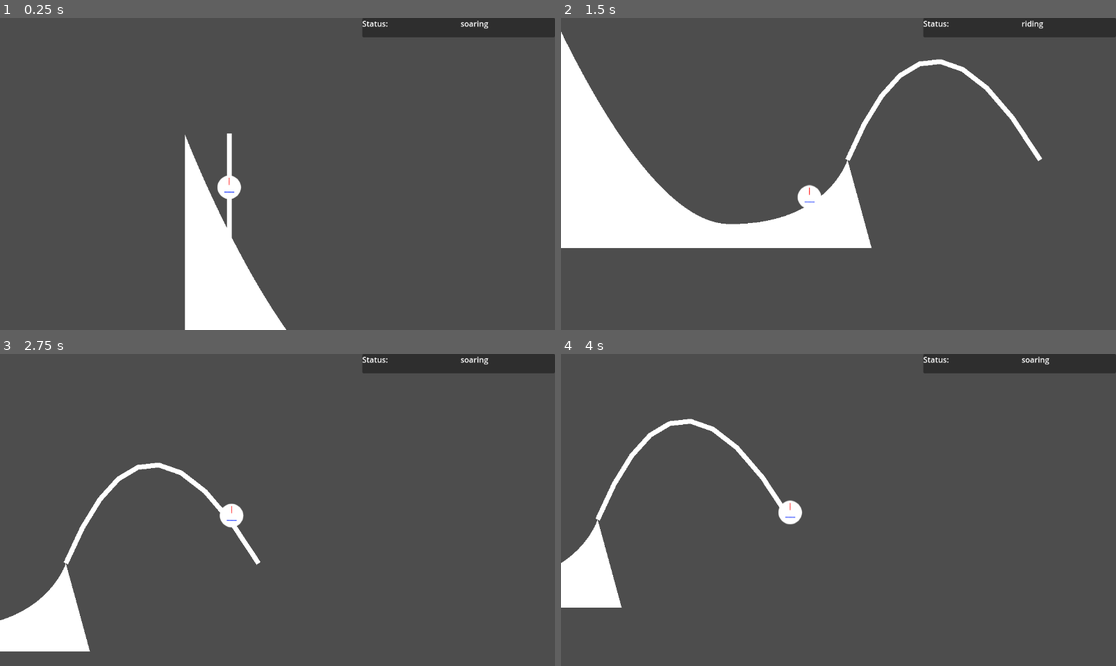
Above: before the commit, frames 1-4 (two rows, left to right).
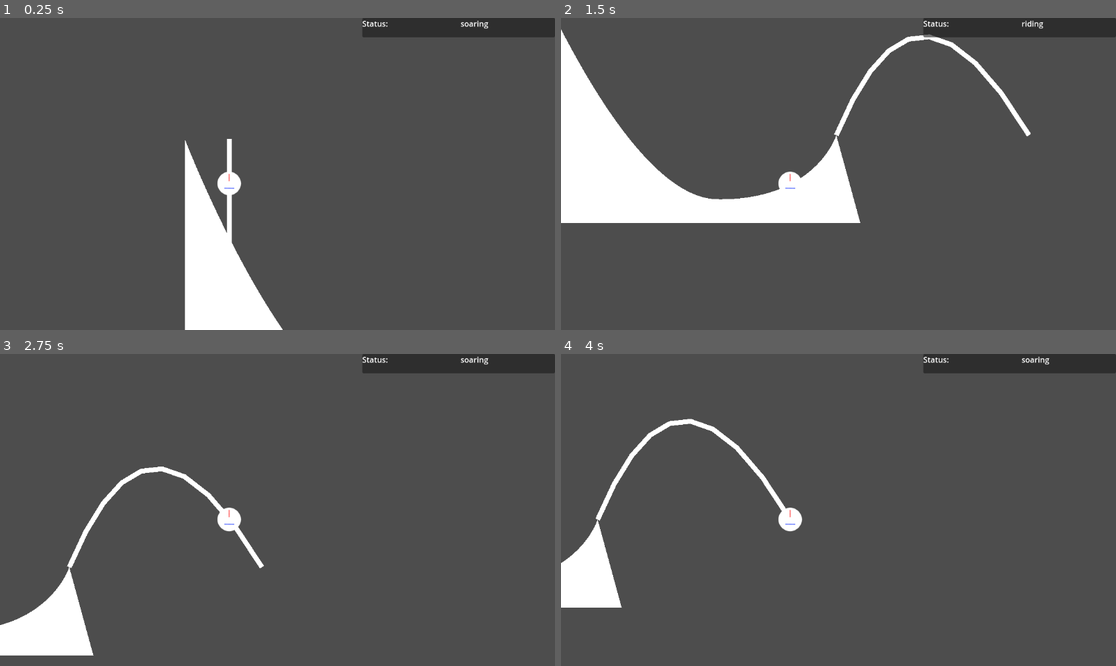
Above: after the commit, the same moments.

Repository: LettucePie/gwj-62-harvest
Game: Godot game, scene res://testing/test_zone.tscn
Two runs of this game, one before a commit and one after it. Both use one fixed random seed, a clock stepped at 60 frames per second and the inputs below.
Inputs:
- Up to frame 1 (0.25 s): no input
- Up to frame 2 (1.5 s): tap Enter (ui_accept) at 0.5, 0.77 s; hold Up (ui_up) 0.53-1.28 s; hold Down (ui_down) from 1.28 s (still down)
- Up to frame 3 (2.75 s): tap Enter (ui_accept) at 1.52 s; release Down (ui_down) at 2.03 s; hold Up (ui_up) from 2.03 s (still down)
- Up to frame 4 (4 s): tap Enter (ui_accept) at 3.02, 3.5, 3.77 s; release Up (ui_up) at 3.53 s; hold Down (ui_down) from 3.53 s (still down)

The runs differ from the first frame. In frame 1, 0.5% of the frame differs, in the area x 33-52%, y 36-100%; in frame 2, 9.6%, in the area x 0-87%, y 3-74%; in frame 3, 1.8%; in frame 4, 0.2%.

Commit message:
Smoothed out switching from ramp to launch by using floating visual

Diff:
--- a/gameplay/Camera2D.gd
+++ b/gameplay/Camera2D.gd
@@ -1,15 +1,17 @@
 extends Camera2D
 
-var player
+@export var player_vis : Node2D = null
 
 # Called when the node enters the scene tree for the first time.
 func _ready():
-	player = get_tree().get_nodes_in_group("player")[0]
+	if player_vis == null:
+		player_vis = get_parent().get_node("player_visual")
 
 
 # Called every frame. 'delta' is the elapsed time since the previous frame.
 func _physics_process(delta):
-	var offset_pos = player.get_position()
-	offset_pos += Vector2(100, -20)
-	self.position = offset_pos
+	if player_vis != null:
+		var offset_pos = player_vis.get_position()
+		offset_pos += Vector2(100, -20)
+		self.position = offset_pos
 #	self.position = self.position.lerp(offset_pos, delta)
--- /dev/null
+++ b/gameplay/launch.tscn
@@ -0,0 +1,11 @@
+[gd_scene load_steps=3 format=3 uid="uid://cgb8yhwq50oet"]
+
+[ext_resource type="Script" path="res://levels/launch.gd" id="1_dokuq"]
+
+[sub_resource type="Curve2D" id="Curve2D_wcuk1"]
+
+[node name="launch" type="Path2D"]
+curve = SubResource("Curve2D_wcuk1")
+script = ExtResource("1_dokuq")
+
+[node name="preview" type="Line2D" parent="."]
--- a/gameplay/player_follow.gd
+++ b/gameplay/player_follow.gd
@@ -40,7 +40,6 @@
 			current_ramp.add_child(self)
 			print("Reassigned Parent")
 			progress = landing_progress
-			$Sprite2D.position = Vector2(0, -14.5)
 			print("RAMP: ", current_ramp)
 		riding(delta)
 	elif get_parent() is Launch:
@@ -114,3 +113,7 @@
 func _on_area_2d_area_exited(area):
 	if area.is_in_group("ramp") and ramp_area == area:
 		ramp_area = null
+
+
+func get_vis_point():
+	return $vis_point
--- a/gameplay/player_follow.tscn
+++ b/gameplay/player_follow.tscn
@@ -1,7 +1,6 @@
-[gd_scene load_steps=4 format=3 uid="uid://bqli0ogr3o2of"]
+[gd_scene load_steps=3 format=3 uid="uid://bqli0ogr3o2of"]
 
 [ext_resource type="Script" path="res://gameplay/player_follow.gd" id="1_0i1hn"]
-[ext_resource type="Texture2D" uid="uid://bqb7yawwso2kk" path="res://art/sprites/test_circle.png" id="1_bfjty"]
 
 [sub_resource type="CircleShape2D" id="CircleShape2D_1porx"]
 radius = 23.0868
@@ -11,8 +10,7 @@
 loop = false
 script = ExtResource("1_0i1hn")
 
-[node name="Sprite2D" type="Sprite2D" parent="."]
-texture = ExtResource("1_bfjty")
+[node name="vis_point" type="Marker2D" parent="."]
 
 [node name="Area2D" type="Area2D" parent="."]
 
--- /dev/null
+++ b/gameplay/player_visual.gd
@@ -0,0 +1,16 @@
+extends Node2D
+
+@export var player : Player = null
+var player_vis_point = null
+
+func _ready():
+	if player == null:
+		player = get_tree().get_nodes_in_group("player")[0]
+	player_vis_point = player.get_vis_point()
+	position = player.get_parent().to_global(player.position)
+
+
+func _physics_process(delta):
+	if player_vis_point != null:
+		var target = player.get_parent().to_global(player.position)
+		position = position.lerp(target, 0.3)
--- /dev/null
+++ b/gameplay/player_visual.tscn
@@ -0,0 +1,8 @@
+[gd_scene load_steps=2 format=3 uid="uid://bqrdpqwrcgx5q"]
+
+[ext_resource type="Texture2D" uid="uid://bqb7yawwso2kk" path="res://art/sprites/test_circle.png" id="1_cslv3"]
+
+[node name="player_visual" type="Node2D" groups=["player_visual"]]
+
+[node name="Sprite2D" type="Sprite2D" parent="."]
+texture = ExtResource("1_cslv3")
--- a/levels/launch.gd
+++ b/levels/launch.gd
@@ -9,6 +9,5 @@
 
 
 func _on_player_follow_parent_launch(node):
-#	if node.get_parent() is RampPath:
 	node.get_parent().remove_child(node)
 	self.add_child(node)
--- a/levels/stage_path.tscn
+++ b/levels/stage_path.tscn
@@ -1,11 +1,11 @@
-[gd_scene load_steps=6 format=3 uid="uid://b70d2vbt525p5"]
+[gd_scene load_steps=7 format=3 uid="uid://b70d2vbt525p5"]
 
 [ext_resource type="PackedScene" uid="uid://bqli0ogr3o2of" path="res://gameplay/player_follow.tscn" id="1_3fmwe"]
 [ext_resource type="PackedScene" uid="uid://crfi772r7qvdu" path="res://levels/ramps/ramp_2_path.tscn" id="2_1hcjy"]
 [ext_resource type="Script" path="res://gameplay/Camera2D.gd" id="3_h2qir"]
-[ext_resource type="Script" path="res://levels/launch.gd" id="4_0pdr7"]
-
-[sub_resource type="Curve2D" id="Curve2D_wcuk1"]
+[ext_resource type="PackedScene" uid="uid://cgb8yhwq50oet" path="res://gameplay/launch.tscn" id="4_lwpcm"]
+[ext_resource type="PackedScene" uid="uid://bqrdpqwrcgx5q" path="res://gameplay/player_visual.tscn" id="5_5a4uy"]
+[ext_resource type="Script" path="res://gameplay/player_visual.gd" id="6_jk2oq"]
 
 [node name="stage_path" type="Node2D"]
 
@@ -15,14 +15,14 @@
 [node name="path" parent="." instance=ExtResource("2_1hcjy")]
 position = Vector2(40, 43)
 
+[node name="launch" parent="." instance=ExtResource("4_lwpcm")]
+
+[node name="player_visual" parent="." node_paths=PackedStringArray("player") instance=ExtResource("5_5a4uy")]
+script = ExtResource("6_jk2oq")
+player = NodePath("../player_follow")
+
 [node name="Camera2D" type="Camera2D" parent="."]
 script = ExtResource("3_h2qir")
 
-[node name="launch" type="Path2D" parent="."]
-curve = SubResource("Curve2D_wcuk1")
-script = ExtResource("4_0pdr7")
-
-[node name="preview" type="Line2D" parent="launch"]
-
 [connection signal="launch_curve" from="player_follow" to="launch" method="_on_player_follow_launch_curve"]
 [connection signal="parent_launch" from="player_follow" to="launch" method="_on_player_follow_parent_launch"]
